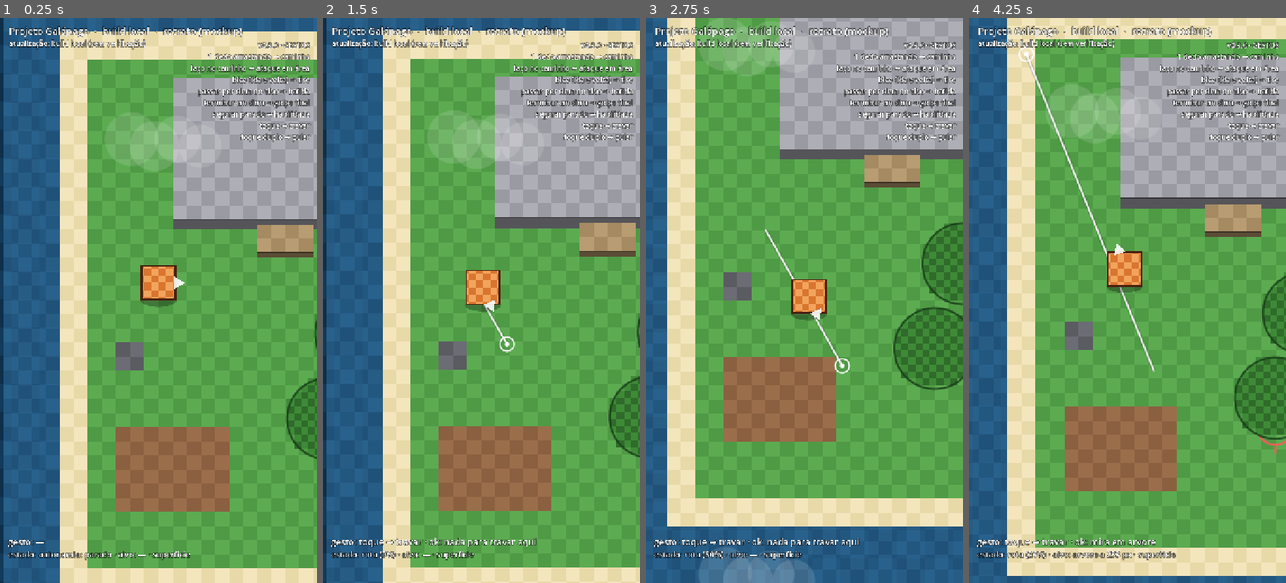
Above: before the commit, frames 1-4 (left to right).
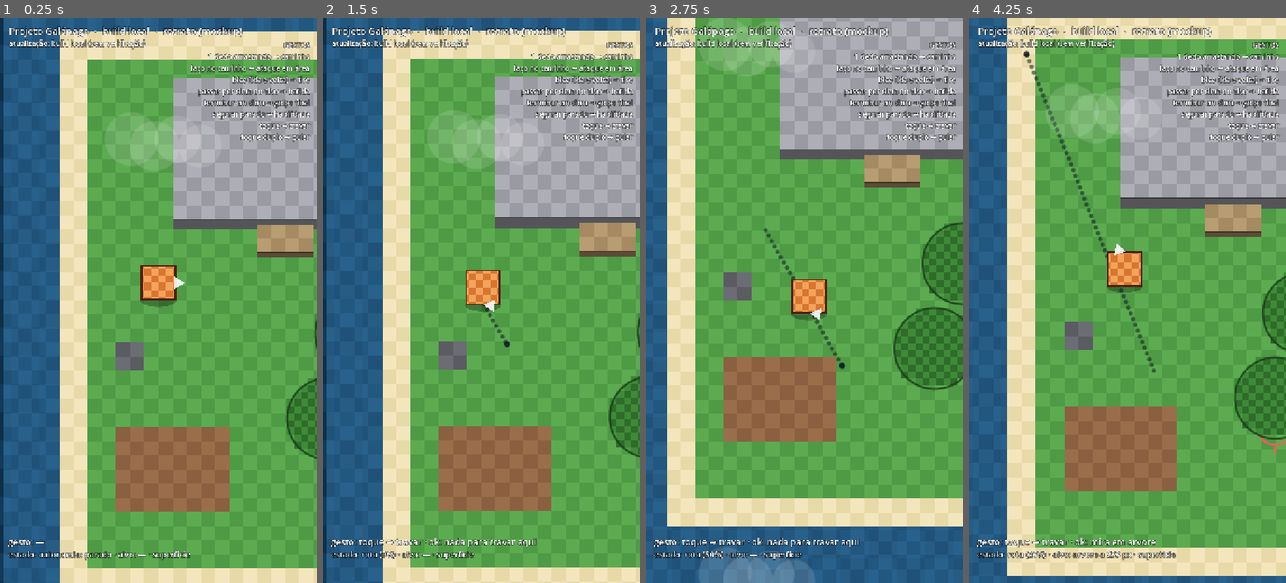
Above: after the commit, the same moments.

Repository: jonathasptbr-gh/Projeto-Galapago
Game: Godot game, scene res://jogo/main.tscn
Same seed, same stepped clock (60 frames per second), same inputs: the game is played once before the commit and once after it.
Inputs (mouse positions are in pixels of both pictures, inside the frame that each line leads up to):
- Up to frame 1 (0.25 s): no input
- Up to frame 2 (1.5 s): tap Enter at 0.5 s; move the mouse to (551, 272) at 0.52 s; click (551, 272) at 0.67 s; tap Space at 1.25 s; drag from (418, 328) to (465, 413) at 1.27 s
- Up to frame 3 (2.75 s): move the mouse to (836, 176) at 2.02 s; click (836, 176) at 2.17 s
- Up to frame 4 (4.25 s): drag from (1111, 413) to (1032, 215) at 2.77 s; move the mouse to (1222, 385) at 3.52 s; click (1222, 385) at 3.67 s

The runs differ from the first frame. In frame 1, 0.1% of the frame differs, in the area x 11-98%, y 4-6%; in frame 2, 0.3%; in frame 3, 0.4%; in frame 4, 0.8%, in the area x 11-98%, y 4-63%.

Commit message:
v0.9.2: linha do caminho pontilhada e contínua (traço real), cooldown de 1 s nos especiais e embalo dos golpes físicos

Diff:
--- a/dados/acoes.json
+++ b/dados/acoes.json
@@ -1,5 +1,5 @@
 {
- "_leia": "Ações da criatura (v0.9.1). fases = [antecipação, …(606 unchanged characters)… . Lido por sim/formas.gd e sim/corpo.gd.",
+ "_leia": "Ações da criatura (v0.9.1). fases = [antecipação, …(606 unchanged characters)… . Lido por sim/formas.gd e sim/corpo.gd. v0.9.2: os especiais têm RECARGA (`combate.onda_recarga_s`/`tiro_recarga_s` 1 s) e os golpes físicos EMBALAM (`embalo`).",
  "mover": {"velocidade": 110},
  "olhar": {},
  "travar": {},
@@ -23,13 +23,22 @@
   "bico_fim_px": 40,
   "bico_base_angulo": 45
  },
+ "embalo": {
+  "curto_s": 0.25,
+  "curto_fator": 1.7,
+  "longo_s": 0.6,
+  "longo_fator": 2.0,
+  "gatilho_px": 70
+ },
  "combate": {
   "onda_velocidade": 100,
   "onda_empurrao": 30,
+  "onda_recarga_s": 1.0,
   "tiro_velocidade": 420,
   "tiro_alcance": 280,
   "tiro_raio": 9,
   "tiro_empurrao": 24,
+  "tiro_recarga_s": 1.0,
   "batida_empurrao": 26,
   "batida_cruza_px": 8,
   "batida_tol_px": 34,
--- a/jogo/hud.gd
+++ b/jogo/hud.gd
@@ -60,7 +60,7 @@
 
 func _legenda() -> String:
 	var m: Dictionary = cfg.get("mapa", {})
-	var linhas := PackedStringArray(["v0.9.0 · GESTOS"])
+	var linhas := PackedStringArray(["GESTOS"])
 	linhas.append("1 dedo arrastando → caminho")
 	linhas.append("laço no caminho → ataque em área")
 	linhas.append("bico (ida e volta) → tiro")
--- a/jogo/main.gd
+++ b/jogo/main.gd
@@ -201,10 +201,10 @@
 		_evento(e)
 	for cp in copas:
 		cp.atualizar(corpo.pos, delta, corpo.camada == Mundo.SUBSOLO)
-	# a rota (a mesma que o dedo desenhou) fica VISÍVEL durante os gestos de
-	# ação: o ataque acontece POR CIMA dela, sem movê-la.
-	if corpo.em_rota():
-		trilha.mostrar(corpo.rota)
+	# A LINHA mostra o TRAÇO CRU (os pontos densos do desenho): contínua e fiel
+	# ao movimento do dedo, não a rota simplificada (v0.9.2).
+	if corpo.em_rota() or reconhecedor.desenhando():
+		trilha.mostrar(corpo.traco)
 	else:
 		trilha.mostrar(PackedVector2Array())
 	camera.position = criatura.ponto_visual()
--- a/jogo/trilha.gd
+++ b/jogo/trilha.gd
@@ -1,11 +1,20 @@
 extends Node2D
-## A linha riscada pelo jogador, desenhada LISA (antialiasing na resolução da
-## tela) por cima do chão e por baixo dos objetos, com um anel no destino.
-## v0.7: a linha mostrada é a ROTA que a criatura já está seguindo (o caminho
-## é desenhado ao vivo), em pontos de MUNDO. Não há mais âncora na tela: a
-## origem é a posição da criatura quando o dedo desceu.
+## A LINHA DO CAMINHO (v0.9.2): desenhada como o traço REAL do dedo — os pontos
+## densos do desenho, não a rota simplificada (que traçava retas entre os
+## pontos de referência e ficava quebrada).
+##
+## Estilo: **PONTILHADA**, **escura e transparente**, no chão (z_index 1, embaixo
+## dos objetos e da criatura). Os pontinhos são espaçados por ARCO, então
+## acompanham a curva de verdade, sem emendar retas.
+##
+## O que ela mostra é `corpo.traco` (o desenho cru, em pontos de MUNDO) — quem
+## chama decide quando há linha (desenhando ou em rota).
 
 var pontos := PackedVector2Array()
+
+const PASSO_PX := 7.0       # distância entre os pontinhos, no arco
+const RAIO := 2.1           # raio do pontinho
+const COR := Color(0.04, 0.09, 0.12, 0.55)  # escura e transparente
 
 
 func mostrar(p: PackedVector2Array) -> void:
@@ -16,8 +25,17 @@
 func _draw() -> void:
 	if pontos.size() < 2:
 		return
-	draw_polyline(pontos, Color(0, 0, 0, 0.25), 4.0, true)
-	draw_polyline(pontos, Color(1, 1, 1, 0.9), 2.0, true)
-	var fim := pontos[pontos.size() - 1]
-	draw_arc(fim, 8.0, 0.0, TAU, 40, Color(1, 1, 1, 0.95), 1.5, true)
-	draw_circle(fim, 2.5, Color(1, 1, 1, 0.95), true, -1.0, true)
+	var sobra := 0.0
+	for i in range(1, pontos.size()):
+		var a := pontos[i - 1]
+		var b := pontos[i]
+		var seg := a.distance_to(b)
+		if seg < 0.0001:
+			continue
+		var t := sobra
+		while t <= seg:
+			draw_circle(a.lerp(b, t / seg), RAIO, COR, true, -1.0, true)
+			t += PASSO_PX
+		sobra = t - seg
+	# a ponta do caminho: um pontinho um pouco maior (o destino)
+	draw_circle(pontos[pontos.size() - 1], RAIO + 1.0, Color(COR, 0.85), true, -1.0, true)
--- a/sim/corpo.gd
+++ b/sim/corpo.gd
@@ -89,11 +89,18 @@
 var habilidade_dur := 0.0
 var _formas_cfg: Dictionary = {}
 var _combate: Dictionary = {}
+var _embalo: Dictionary = {}
 var _bicos: Array = []              # bicos lidos do traço (i/j: trecho a cortar)
 var _arcos_rota := PackedFloat32Array()  # arco acumulado em cada ponto da rota
 var _fase1 := 0.0                   # fases do desvio orgânico (semente da rota)
 var _fase2 := 0.0
 var _pausa_t := 0.0                 # pausa curta ao disparar o bico
+# EMBALO dos golpes físicos (v0.9.2): acelera curto na marcação e longo no
+# empurrão, passando mais rápido pelo alvo e desacelerando depois
+var _turbo_t := 0.0
+var _turbo_dur := 0.0
+var _turbo_fator := 1.0
+var _embalo_final_feito := false
 var _disparadas := {}            # chaves de marcas que já acenderam
 var _traco_lido := 0             # pontos do traço já lidos (economia)
 
@@ -115,6 +122,7 @@
 	rota_cfg = defs.get("rota", {})
 	_formas_cfg = defs.get("formas", {})
 	_combate = defs.get("combate", {})
+	_embalo = defs.get("embalo", {})
 
 
 # ---------------------------------------------------------------- consultas
@@ -307,6 +315,8 @@
 		marcas = []
 		_disparadas = {}
 		mira_final_id = ""
+		_embalo_final_feito = false
+		_turbo_t = 0.0
 		# a "estrada" ganha fases próprias (mesma semente = mesmo passeio)
 		_fase1 = rng.randf() * TAU
 		_fase2 = rng.randf() * TAU
@@ -391,11 +401,16 @@
 		if str(m["tipo"]) == "laco":
 			# v0.9.1: acende em QUALQUER parte da circunferência do laço (não
 			# só no nó). Se o laço fechou com a criatura já andando nele, a
-			# onda sai na hora.
+			# onda sai na hora. O COOLDOWN (v0.9.2) segura a marca: ela fica
+			# pendente e acende quando a recarga termina.
+			if float(_recargas.get("onda", 0.0)) > 0.0:
+				continue
 			if Formas.distancia_polilinha(pos, m["anel"]) <= raio:
 				_disparar(m, alvos)
 			continue
 		# bico: acende na BASE (o ponto antes do beco); o beco já não está na rota
+		if float(_recargas.get("tiro", 0.0)) > 0.0:
+			continue
 		if pos.distance_to(p) <= raio:
 			_disparar(m, alvos)
 
@@ -411,6 +426,7 @@
 				"velocidade": float(_combate.get("onda_velocidade", 140.0)),
 				"atingidos": [],
 			})
+			_recargas["onda"] = float(_combate.get("onda_recarga_s", 1.0))
 			eventos.append("laco:onda")
 		"bico":
 			olhar = Vector2(m["dir"])
@@ -422,6 +438,7 @@
 				"alcance": float(_combate.get("tiro_alcance", 280.0)),
 				"velocidade": float(_combate.get("tiro_velocidade", 420.0)),
 			})
+			_recargas["tiro"] = float(_combate.get("tiro_recarga_s", 1.0))
 			eventos.append("bico:tiro")
 		"batida":
 			var id := str(m["alvo_id"])
@@ -432,8 +449,25 @@
 				return
 			Alvos.empurrar(alvos, id, Vector2(m["dir"]), float(_combate.get("batida_empurrao", 26.0)))
 			_cmd_golpe("batida", Vector2(m["dir"]))
+			# EMBALO LONGO do empurrão: passa mais rápido pelo alvo e desacelera
+			_iniciar_embalo(float(_embalo.get("longo_s", 0.6)), float(_embalo.get("longo_fator", 2.0)))
 			eventos.append("batida:" + id)
 			eventos.append("acerto:" + id)
+
+
+## EMBALO (v0.9.2): um "pico" de velocidade que sobe e desce suave
+## (`sin(π·u)`). Curto na marcação do alvo final; longo no empurrão.
+func _iniciar_embalo(duracao: float, fator: float) -> void:
+	_turbo_dur = maxf(duracao, 0.05)
+	_turbo_t = _turbo_dur
+	_turbo_fator = maxf(fator, 1.0)
+
+
+func _fator_embalo() -> float:
+	if _turbo_t <= 0.0 or _turbo_dur <= 0.0:
+		return 1.0
+	var u := clampf(1.0 - _turbo_t / _turbo_dur, 0.0, 1.0)
+	return 1.0 + (_turbo_fator - 1.0) * sin(PI * u)
 
 
 # ---------------------------------------------------------------- efeitos
@@ -517,6 +551,7 @@
 		return "ok: alvo final"
 	mira_final_id = str(melhor["id"])
 	mira_final_pos = Vector2(melhor["pos"])
+	_embalo_final_feito = false
 	eventos.append("mira_final:" + mira_final_id)
 	return "ok: alvo final"
 
@@ -671,6 +706,7 @@
 	_atualizar_ataque(dt)
 	_atualizar_habilidade(dt)
 	_atualizar_efeitos(dt, alvos)
+	_turbo_t = maxf(_turbo_t - dt, 0.0)
 	if escavando:
 		_atualizar_escavar(dt, mundo)
 		pos = mundo.centro(_escavar_celula)
@@ -701,13 +737,20 @@
 	_rota_i = int(proj["i"])
 	if rota_t >= total_rota - float(rota_cfg.get("parada_px", 4.0)):
 		return _terminar_rota(alvos)
+	# EMBALO CURTO da marcação: ao chegar perto do alvo final, acelera para o
+	# golpe (logo antes de bater), uma vez por marca.
+	if mira_final_id != "" and not _embalo_final_feito:
+		var alvo_f := Alvos.pos_de(alvos, mira_final_id)
+		if alvo_f != Vector2.ZERO and pos.distance_to(alvo_f) <= float(_embalo.get("gatilho_px", 70.0)):
+			_iniciar_embalo(float(_embalo.get("curto_s", 0.25)), float(_embalo.get("curto_fator", 1.7)))
+			_embalo_final_feito = true
 	# FREIO: perde velocidade perto do fim
 	var restante := total_rota - rota_t
 	var freio_px := maxf(float(rota_cfg.get("freio_px", 44.0)), 1.0)
 	var f := clampf(restante / freio_px, 0.0, 1.0)
 	f = f * f * (3.0 - 2.0 * f)
 	f = maxf(f, float(rota_cfg.get("freio_min", 0.12)))
-	var passo := velocidade * f * dt
+	var passo := velocidade * f * _fator_embalo() * dt
 	# ALVO: um ponto À FRENTE na estrada + o desvio orgânico lateral
 	var olhar_px := maxf(float(rota_cfg.get("olhar_px", 22.0)), 1.0)
 	var s_alvo := minf(rota_t + olhar_px, total_rota)
--- a/testes/test_corpo.gd
+++ b/testes/test_corpo.gd
@@ -563,3 +563,96 @@
 		t += 1.0 / 30.0
 	checar(meio > 70.0, "andou no meio (%.0f px/s)" % meio)
 	checar(fim < 35.0, "freou no fim (%.0f px/s)" % fim)
+
+
+# ---------------------------------------------------------------- v0.9.2: recarga e embalo
+
+## Os ataques especiais têm 1 s de RECARGA: uma segunda marca não dispara
+## durante o cooldown (fica pendente e acende quando a recarga termina).
+func test_recarga_de_um_segundo_nos_especiais() -> void:
+	var s := _setup(MAPA)
+	var m: RefCounted = s[0]
+	var c: RefCounted = s[1]
+	checar(c.comandar({"acao": "mover", "pontos": PackedVector2Array([
+		Vector2(130, 48), Vector2(130, 120), Vector2(60, 120), Vector2(60, 30)])}, m, []).begins_with("ok"), "rota com laço")
+	var evs := _rodar(c, m, 0.1)
+	checar("laco:onda" in evs, "1ª onda saiu")
+	checar(float(c._recargas.get("onda", 0.0)) > 0.7, "entrou em recarga (%.2f)" % float(c._recargas.get("onda", 0.0)))
+	# uma marca de laço em cima dela NÃO acende durante o cooldown
+	var anel := PackedVector2Array([
+		c.pos + Vector2(0, -12), c.pos + Vector2(12, 0), c.pos + Vector2(0, 12),
+		c.pos + Vector2(-12, 0), c.pos + Vector2(0, -12)])
+	c.marcas.append({"tipo": "laco", "ponto": c.pos, "centro": c.pos, "raio": 30.0,
+		"anel": anel, "dir": Vector2.RIGHT, "chave": "teste:laco"})
+	var evs2 := _rodar(c, m, 0.15)
+	checar("laco:onda" not in evs2, "não disparou em recarga")
+	checar(not c._tem_marca("teste:laco") == false, "a marca ficou pendente")
+	# libera a recarga e a marca acende
+	c._recargas["onda"] = 0.0
+	c.pos = c.pos  # continua onde está
+	var evs3 := _rodar(c, m, 0.05)
+	checar("laco:onda" in evs3 or c._tem_marca("teste:laco") == false, "acendeu ao liberar (%s)" % [evs3])
+
+
+## O EMPURRÃO embala: passa mais rápido que a caminhada normal pelo alvo.
+func test_empurrao_embala_e_desacelera() -> void:
+	var s := _setup(MAPA)
+	var m: RefCounted = s[0]
+	var c: RefCounted = s[1]
+	var adv := _adv(Vector2(150, 48))
+	var alvos := [_alvo_adv("adversario:0", adv)]
+	c.comandar({"acao": "mover", "pontos": PackedVector2Array([Vector2(280, 48)])}, m, alvos)
+	var bateu := false
+	var vmax := 0.0
+	var t := 0.0
+	while t < 3.0 and not bateu:
+		var antes: Vector2 = c.pos
+		adv.passo(1.0 / 30.0, m)
+		alvos[0]["pos"] = adv.pos
+		c.passo(1.0 / 30.0, m, alvos)
+		for e in c.drenar_eventos():
+			if e.begins_with("batida:"):
+				bateu = true
+		if bateu:
+			break
+		t += 1.0 / 30.0
+	checar(bateu, "deu a batida")
+	checar(c._turbo_t > 0.0, "entrou no embalo")
+	# mede a velocidade logo depois da batida
+	var pos0: Vector2 = c.pos
+	_rodar(c, m, 0.15, alvos)
+	var v: float = c.pos.distance_to(pos0) / 0.15
+	checar(v > 135.0, "passou mais rápido que a caminhada (%.0f px/s)" % v)
+	# e depois volta ao normal
+	_rodar(c, m, 1.2, alvos)
+	checar(c._turbo_t <= 0.0, "o embalo acaba")
+
+
+## A MARCAÇÃO acelera CURTO perto do alvo final (embalo menor que o empurrão).
+func test_marcacao_embala_curto() -> void:
+	var s := _setup(MAPA)
+	var m: RefCounted = s[0]
+	var c: RefCounted = s[1]
+	# o alvo fica 30 px ao lado do fim (sem travessia, só a marcação)
+	var adv := _adv(Vector2(230, 200))
+	var alvos := [_alvo_adv("adversario:0", adv)]
+	c.comandar({"acao": "mover", "pontos": PackedVector2Array([Vector2(200, 200)])}, m, alvos)
+	c.finalizar_rota(alvos)
+	var vmax := 0.0
+	var turbo := false
+	var t := 0.0
+	while t < 4.0:
+		var antes: Vector2 = c.pos
+		var restante: float = c.pos.distance_to(Vector2(230, 200))
+		adv.passo(1.0 / 30.0, m)
+		alvos[0]["pos"] = adv.pos
+		c.passo(1.0 / 30.0, m, alvos)
+		c.drenar_eventos()
+		if restante < 80.0:
+			vmax = maxf(vmax, c.pos.distance_to(antes) * 30.0)
+		if c._turbo_t > 0.0:
+			turbo = true
+			checar(c._turbo_dur <= 0.3, "embalo CURTO (%.2f s)" % c._turbo_dur)
+		t += 1.0 / 30.0
+	checar(turbo, "embalou para a marcação")
+	checar(vmax > 130.0, "acelerou perto do alvo (%.0f px/s)" % vmax)
Not shown, changed: docs/HISTORICO.md
Not shown, changed: docs/PEDIDOS-EM-ESPERA.md
Not shown, changed: docs/RESIDUOS.md
Not shown, changed: docs/gdd/gestos-e-acoes.md
